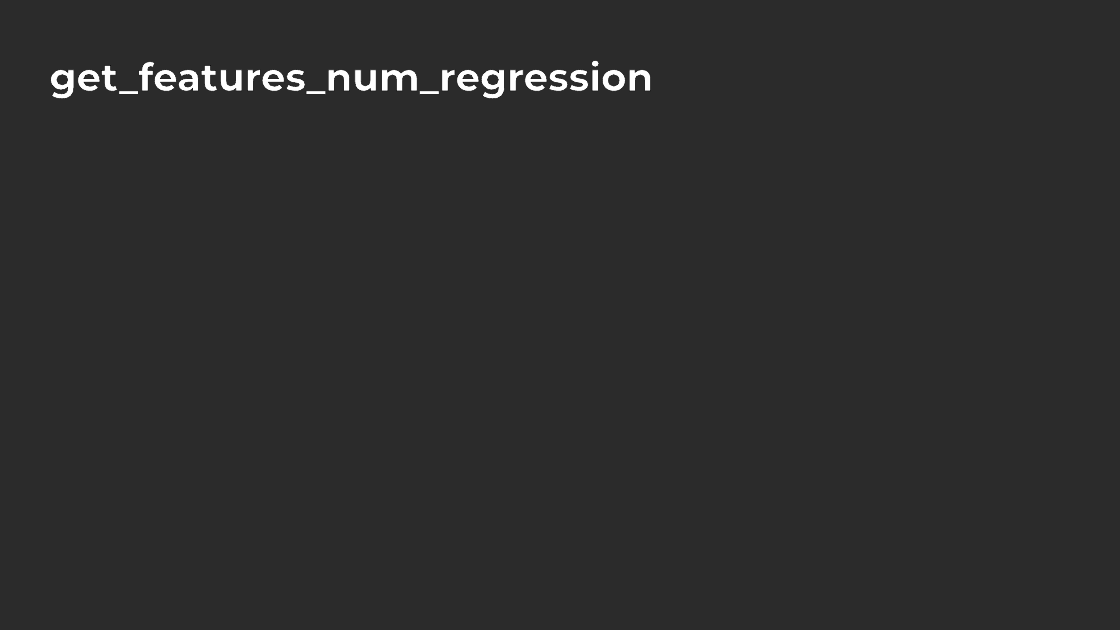
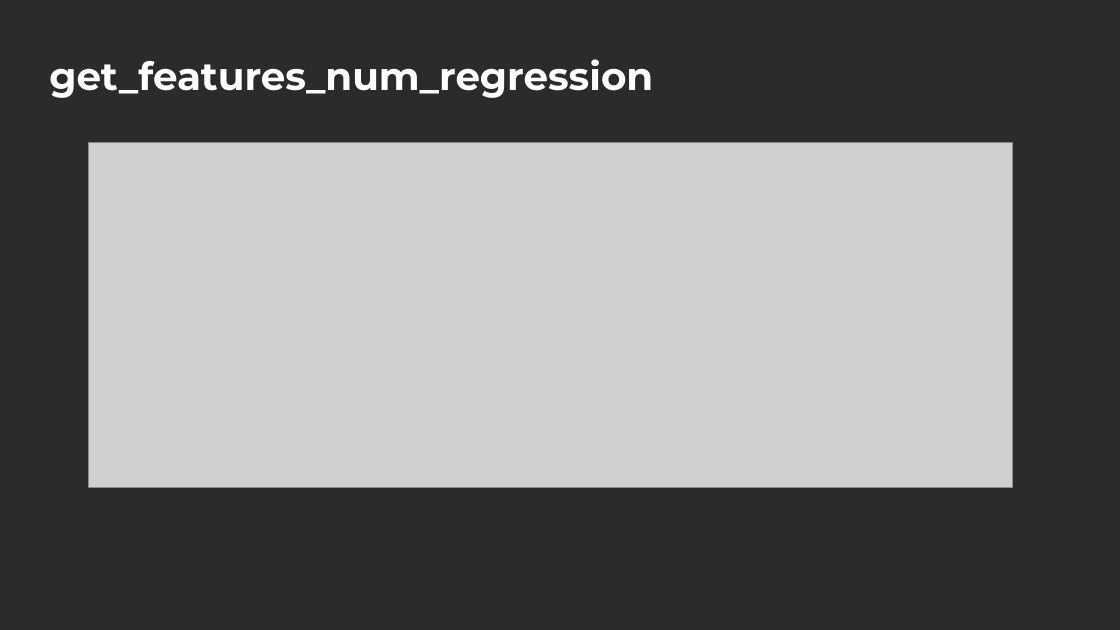
Before and after one commit to mPuchadesdo/Team-Challenge---Team-Lasso, a slide deck: slide 4 of Team_Lasso.pptx. Drawn at 1120x630 pixels with LibreOffice and Linux fonts; fonts in the diff are those of the drawing; grey boxes stand for pictures; background and template pictures are left out; a plain dark background stands for a picture behind light text. Boxes give left, top, right and bottom in pixels: in the first picture for what was removed or moved away, otherwise in the second. Text is boxed around its words. In the diff, an @@ line names an element or a change of style, - is before the commit and + after.

```diff
--- a/Team_Lasso.pptx
+++ b/Team_Lasso.pptx
@@ title "get_features_num_regression" at [49, 59, 653, 98]: letter outline #000000 0.5 pt to none @@
@@ picture added at [88, 142, 1012, 487] @@
```
Also in this commit, not shown: 8 other slides changed, 1 slide added.
